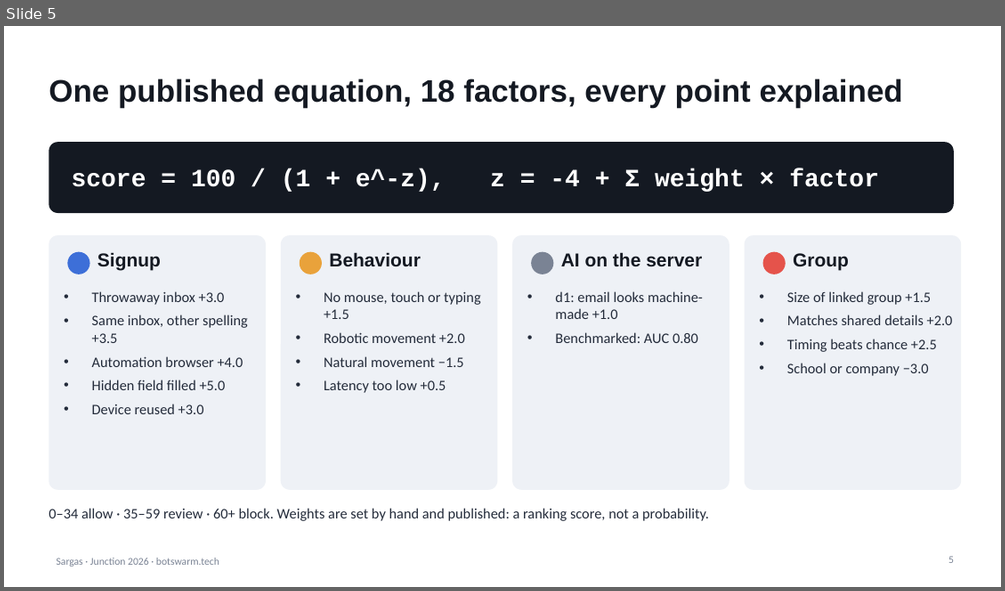
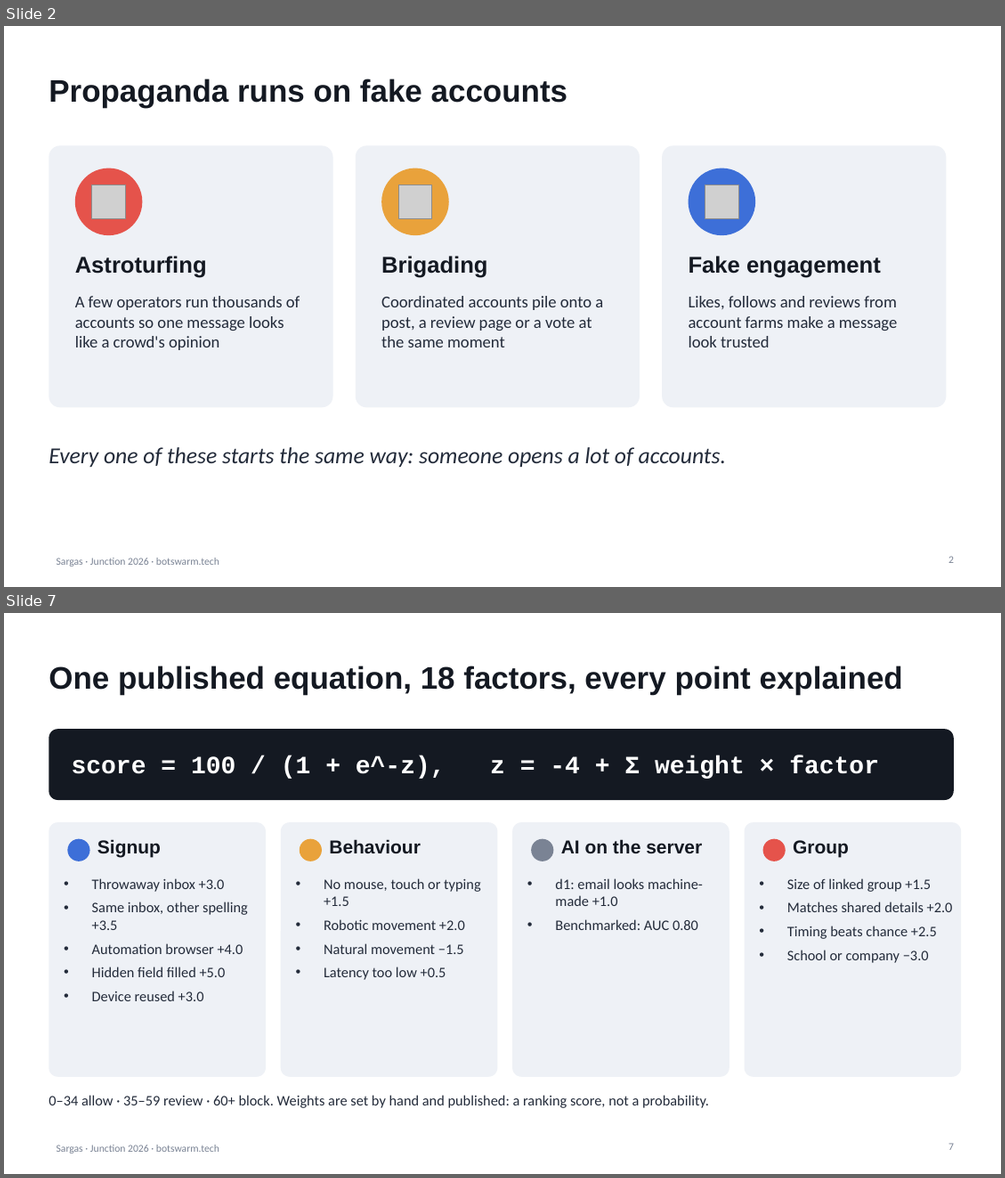
Before and after one commit to cnordenb/Junction2026_Nuada-Ilmari, a slide deck: docs/Sargas.pptx. Shown one above the other, each under a label of ours: slide 5 before the commit, slides 2 and 7 after it; the slides between them are not shown. The pictures are 1005x591 and 1005x1178 pixels, drawn with LibreOffice and Linux fonts; fonts in the diff are those of the drawing; grey boxes stand for pictures. Boxes give left, top, right and bottom in pixels: in the first picture for what was removed or moved away, otherwise in the second. Text is boxed around its words. In the diff, an @@ line names an element or a change of style, - is before the commit and + after.

```diff
--- a/docs/Sargas.pptx
+++ b/docs/Sargas.pptx
@@ slide 2 added at <box>4,26,1001,587</box>, background #FFFFFF; not listed: 1 template element that a slide beside it also shows @@
@@ title added at <box>48,79,567,108</box>, 30 pt, text #141922, bold @@
+Propaganda runs on fake accounts
@@ rounded rectangle added at <box>48,145,333,408</box>, fill #EEF1F6 @@
@@ rounded rectangle added at <box>356,145,639,408</box>, fill #EEF1F6 @@
@@ rounded rectangle added at <box>662,145,947,408</box>, fill #EEF1F6 @@
@@ ellipse added at <box>75,168,142,235</box>, fill #E5534B @@
@@ picture added at <box>92,184,126,218</box> @@
@@ ellipse added at <box>381,168,449,235</box>, fill #E9A23B @@
@@ picture added at <box>399,184,432,218</box> @@
@@ ellipse added at <box>688,168,755,235</box>, fill #3D6FD8 @@
@@ picture added at <box>705,184,739,218</box> @@
@@ text added at <box>75,256,207,278</box>, 22 pt, text #141922, bold @@
+Astroturfing
@@ text added at <box>381,256,487,278</box>, 22 pt, text #141922, bold @@
+Brigading
@@ text added at <box>688,256,881,278</box>, 22 pt, text #141922, bold @@
+Fake engagement
@@ text added at <box>75,296,299,350</box>, 16 pt, text #232B3A @@
+A few operators run thousands of accounts so one message looks like a crowd's opinion
@@ text added at <box>381,296,603,347</box>, 16 pt, text #232B3A @@
+Coordinated accounts pile onto a post, a review page or a vote at the same moment
@@ text added at <box>688,296,897,347</box>, 16 pt, text #232B3A @@
+Likes, follows and reviews from account farms make a message look trusted
@@ text added at <box>48,447,726,467</box>, 22 pt, text #232B3A, italic @@
+Every one of these starts the same way: someone opens a lot of accounts.
@@ page number added at <box>948,556,954,563</box>, 10 pt, text #7A8394 @@
+2
@@ what was slide 5 is now slide 7 @@
@@ page number at <box>948,1143,954,1150</box>: text changed @@
-5
+7
```
Also in this commit, not shown: 5 slides changed, 3 other slides added, 2 slides removed, 10 other files.
